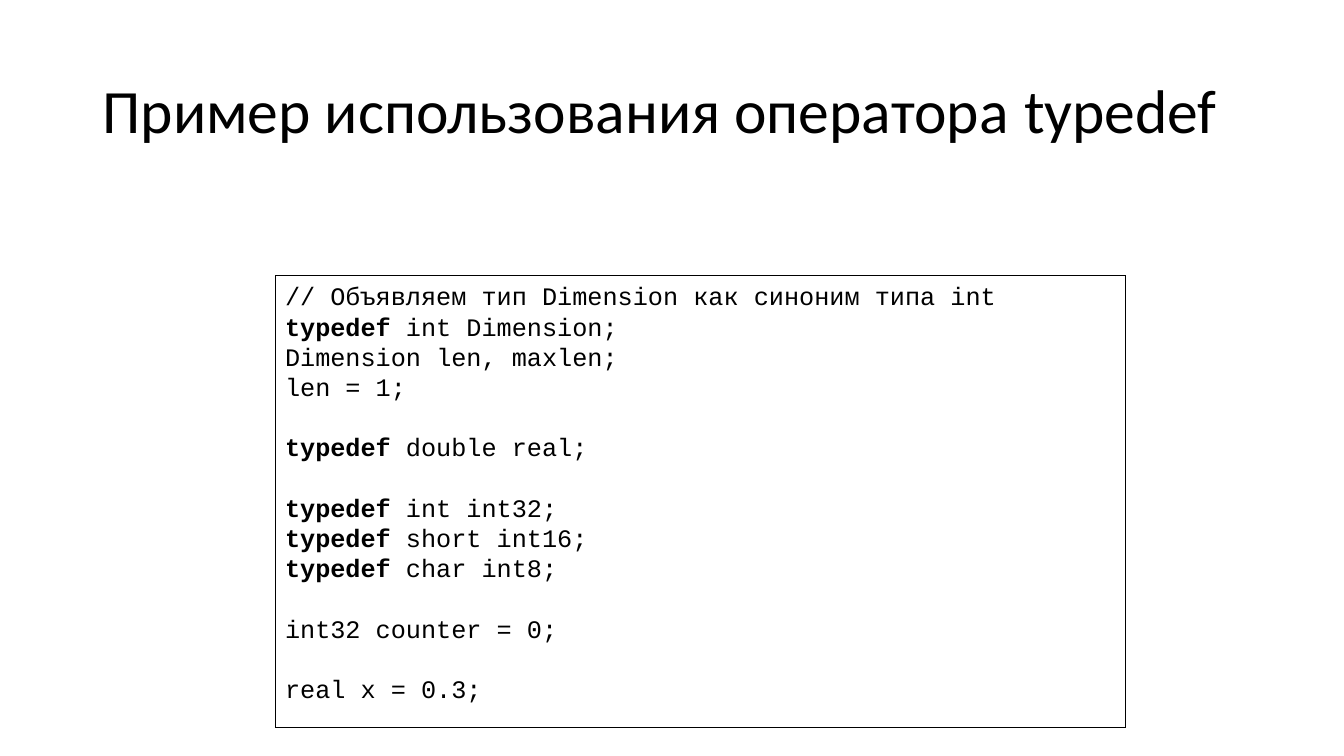
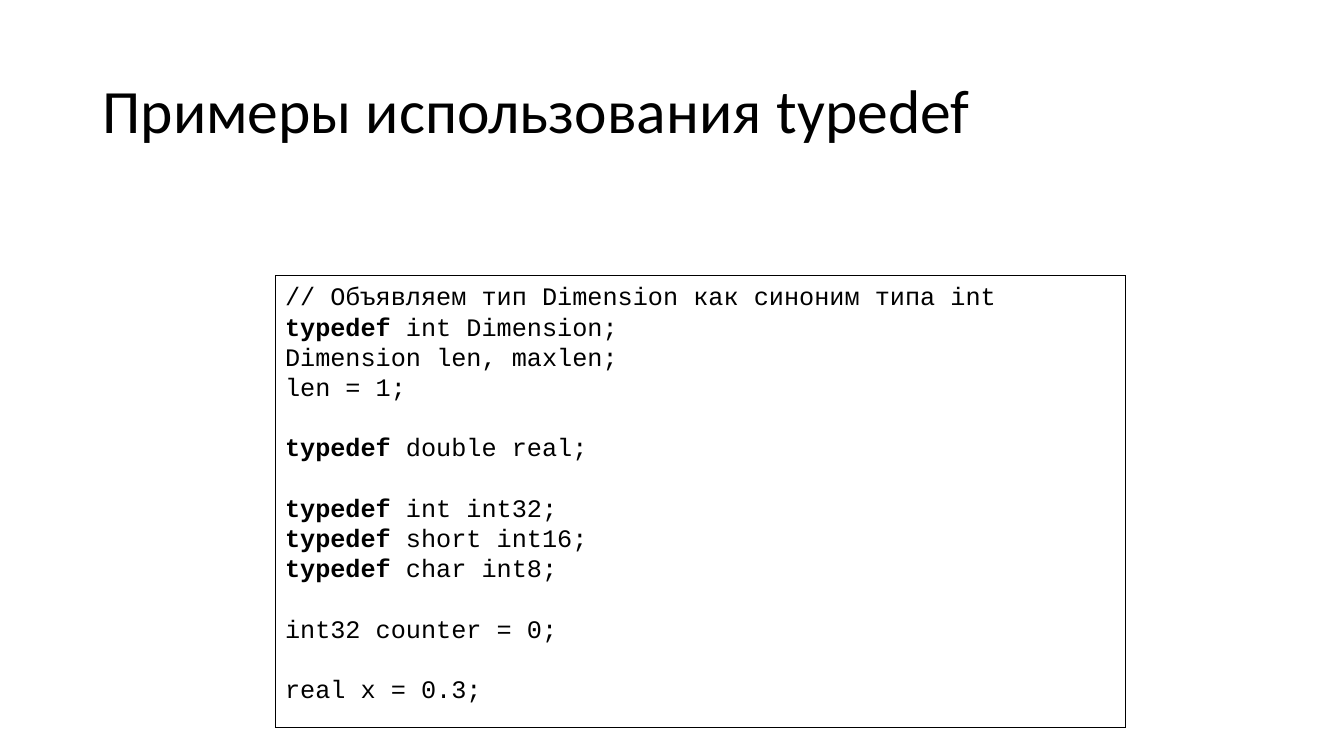
Before and after one commit to alexey-malov/oop, a slide deck: slide 25 of lectures/01/Синтаксис C++.pptx. Drawn at 1344x756 pixels with LibreOffice and Linux fonts; fonts in the diff are those of the drawing. Boxes give left, top, right and bottom in pixels: in the first picture for what was removed or moved away, otherwise in the second. Text is boxed around its words. In the diff, an @@ line names an element or a change of style, - is before the commit and + after.

Commit message:
Добавил пример using в "Синтаксис C++"

```diff
--- a/lectures/01/Синтаксис C++.pptx
+++ b/lectures/01/Синтаксис C++.pptx
@@ title at <box>102,90,970,143</box>: text changed @@
-Пример использования оператора typedef
+Примеры использования typedef
```
Also in this commit, not shown: 1 other slide changed.
